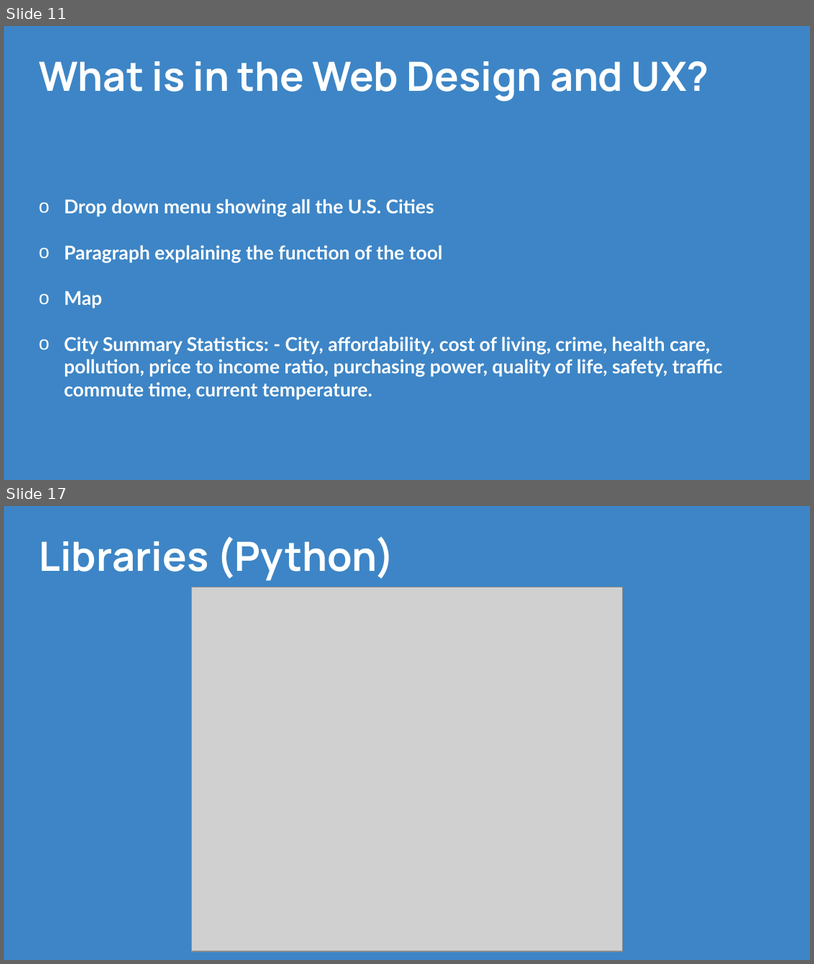
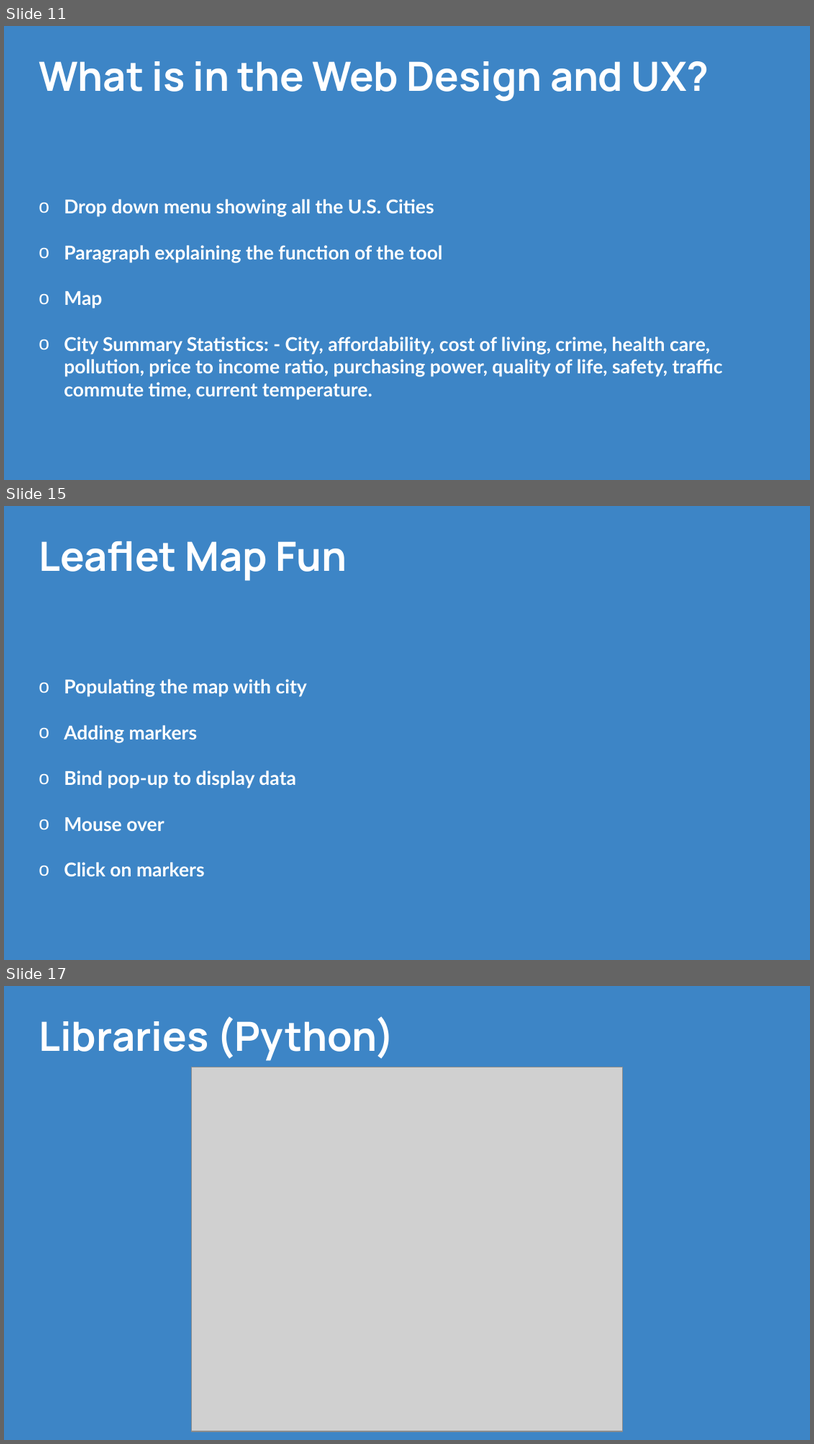
Before and after one commit to CPrince20/Homies, a slide deck: Homies City Collection.pptx. Shown one above the other, each under a label of ours: slides 11 and 17 before the commit, slides 11, 15 and 17 after it; the slides between them are not shown. The pictures are 814x964 and 814x1444 pixels, drawn with LibreOffice and Linux fonts; fonts in the diff are those of the drawing; grey boxes stand for pictures. Boxes give left, top, right and bottom in pixels: in the first picture for what was removed or moved away, otherwise in the second. Text is boxed around its words. In the diff, an @@ line names an element or a change of style, - is before the commit and + after.

```diff
--- a/Homies City Collection.pptx
+++ b/Homies City Collection.pptx
@@ slide 15 added at [4, 506, 810, 960], background #3D85C6 @@
@@ title added at [39, 541, 347, 581], 36 pt, text #FFFFFF, bold @@
+Leaflet Map Fun
@@ text added at [64, 679, 307, 876], 17 pt, text #FFFFFF, bold @@
+  o Populating the map with city
+  o Adding markers
+  o Bind pop-up to display data
+  o Mouse over
+  o Click on markers
```
Also in this commit, not shown: 1 slide changed, 3 other slides added, 4 slides removed, 3 other files.
